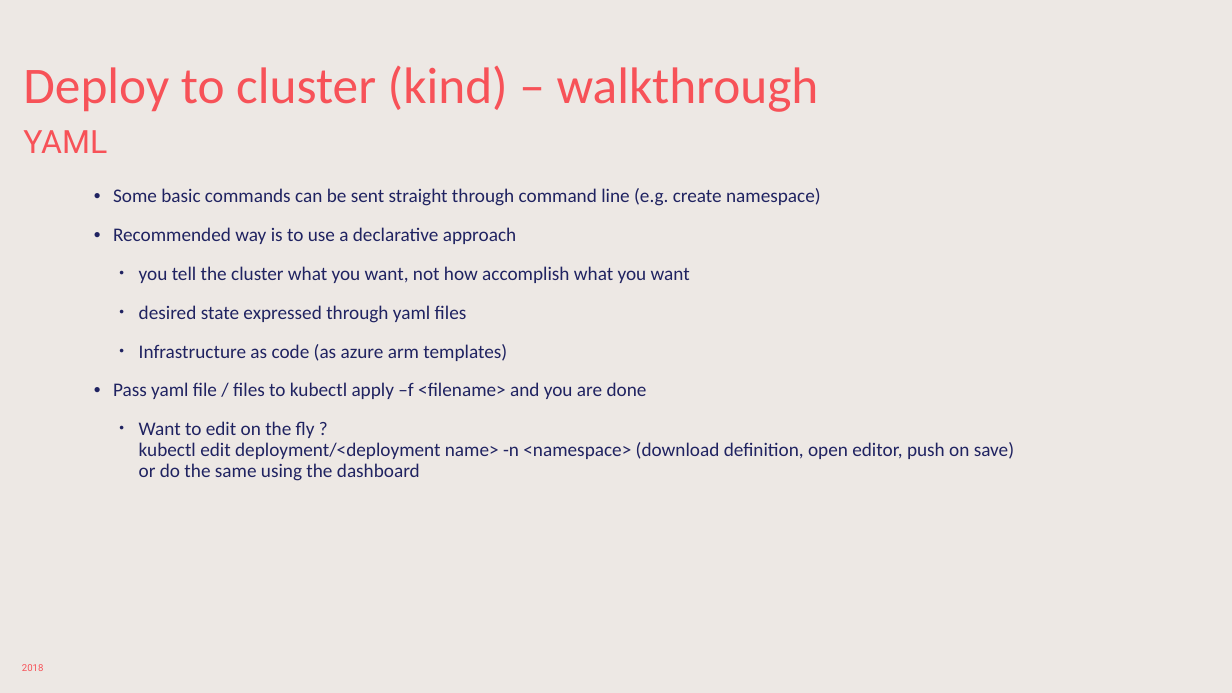
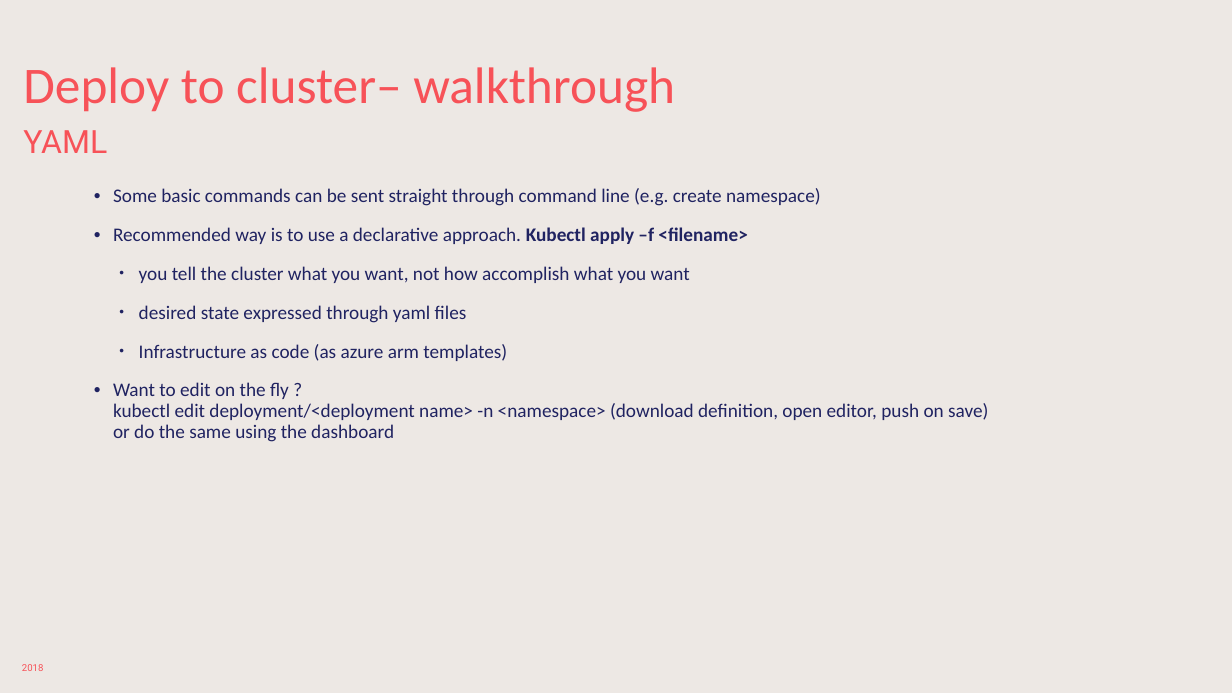
Before and after one commit to sabbadino/deltatre-community-meetups-session-3, a slide deck: slide 13 of K8s-basic.pptx. Drawn at 1232x693 pixels with LibreOffice and Linux fonts; fonts in the diff are those of the drawing; background and template pictures are left out. Boxes give left, top, right and bottom in pixels: in the first picture for what was removed or moved away, otherwise in the second. Text is boxed around its words. In the diff, an @@ line names an element or a change of style, - is before the commit and + after.

```diff
--- a/K8s-basic.pptx
+++ b/K8s-basic.pptx
@@ title at <box>23,67,675,112</box>: text changed @@
-Deploy to cluster (kind) – walkthrough
+Deploy to cluster– walkthrough
@@ text at <box>113,227,747,244</box>: text changed @@
-• Recommended way is to use a declarative approach
+• Recommended way is to use a declarative approach. Kubectl apply –f <filename>
@@ text at <box>113,382,647,399</box>: paragraph removed @@
-• Pass yaml file / files to kubectl apply –f <filename> and you are done
@@ text at <box>113,382,988,442</box>: list level 2 to 1 in "Want to edit on the ..." @@
```
Also in this commit, not shown: 8 other slides changed, 1 slide added, 29 other files.
